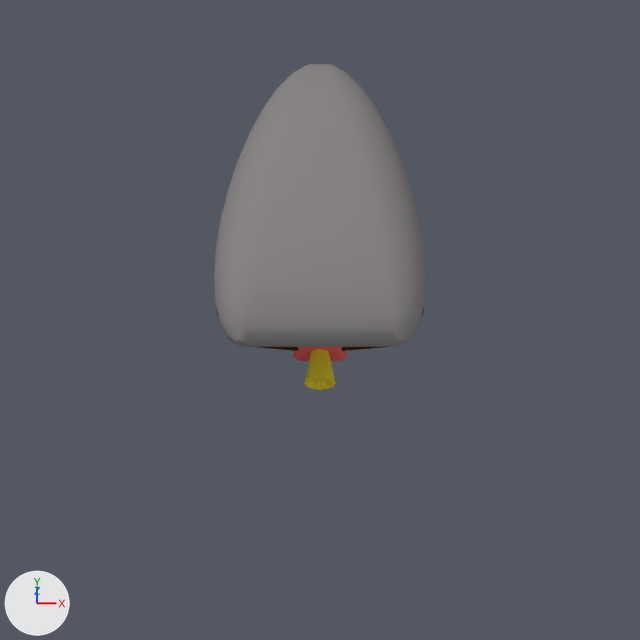
The Blender file pyweek21/models/blimpy.blend: old version first, new version second.
Camera for both pictures: the file's camera 'Camera'. Every picture has the same lights, and +X, +Y and +Z are marked at lower left.

The first picture shows 'ScampShip'.
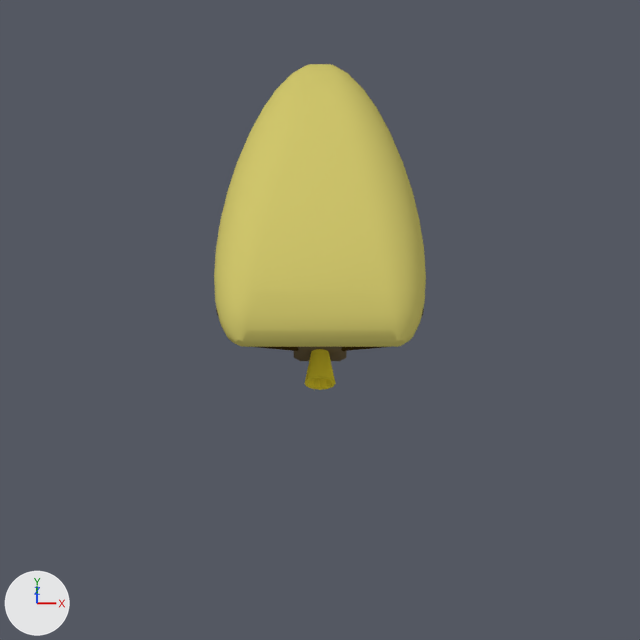
The newer file is also turned or shifted as a whole; pictures and numbers use the older file's frame.

What the commit changed:
Material 'Material.006' (mat_material_006) changes colour from grey #8a8686 to yellow #d1c76d; in linear values from (0.253, 0.238, 0.238) to (0.638, 0.573, 0.154).
Material 'Material.008' (mat_material_008) changes colour from red #e76969 to brown #6e6047; in linear values from (0.8, 0.141, 0.141) to (0.157, 0.118, 0.0625).

Changed parts and their boxes (x1, y1, x2, y2) in the pictures (640 x 640 px):
'ScampShip', recoloured (grey to yellow)
    both: (214, 64, 426, 364)
